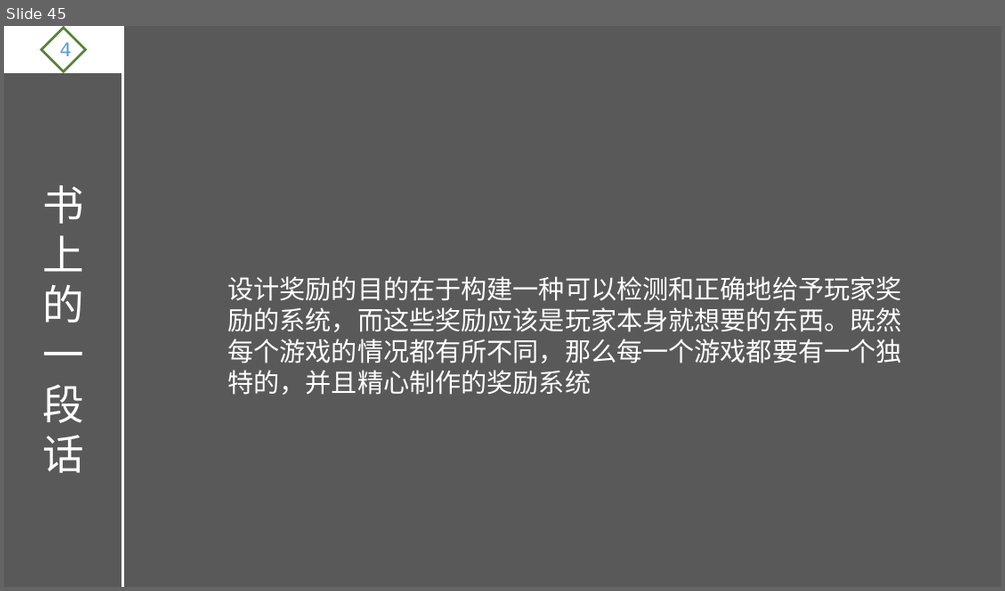
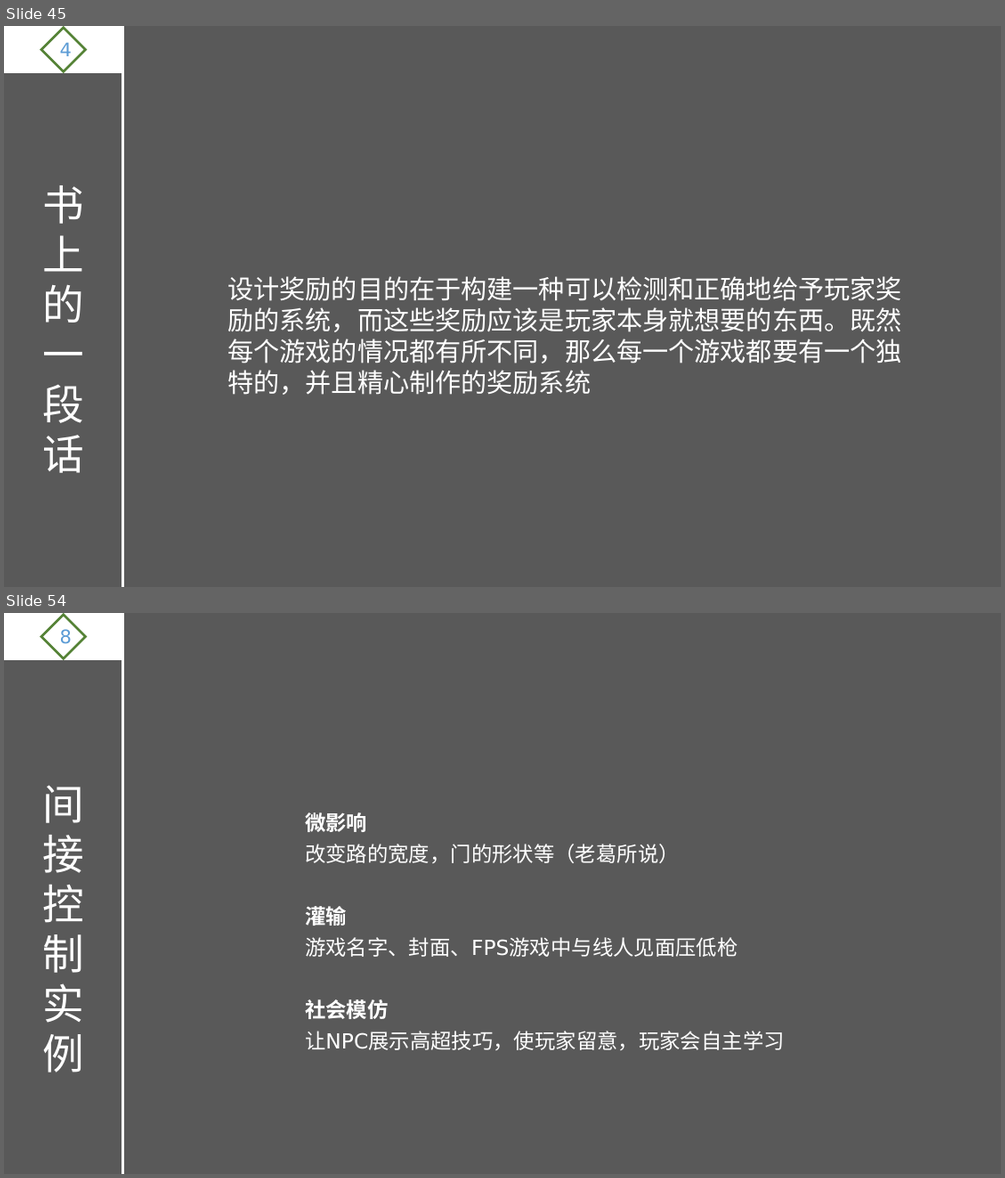
Before and after one commit to ThreePeopleGame/Death, a slide deck: Share/游戏设计理论.pptx. Shown one above the other, each under a label of ours: slide 45 before the commit, slides 45 and 54 after it; the slides between them are not shown. The pictures are 1005x591 and 1005x1178 pixels, drawn with LibreOffice and Linux fonts; fonts in the diff are those of the drawing. Boxes give left, top, right and bottom in pixels: in the first picture for what was removed or moved away, otherwise in the second. Text is boxed around its words. In the diff, an @@ line names an element or a change of style, - is before the commit and + after.

```diff
--- a/Share/游戏设计理论.pptx
+++ b/Share/游戏设计理论.pptx
@@ slide 54 added at [4, 613, 1001, 1174], background #595959 @@
@@ rectangle added at [4, 613, 123, 660], fill #FFFFFF, outline #FFFFFF 1.5 pt @@
@@ diamond added at [41, 615, 86, 658], outline #548235 2.25 pt, 18 pt, text #5B9BD5 @@
+8
@@ line added from (123, 613) to (123, 1174), #FFFFFF 2.25 pt @@
@@ text added at [42, 785, 84, 1072], 40 pt, text #FFFFFF @@
+间接控制
+实例
@@ text added at [305, 812, 785, 1050], 20 pt, text #FFFFFF @@
+微影响
+改变路的宽度，门的形状等（老葛所说）
+灌输
+游戏名字、封面、FPS游戏中与线人见面压低枪
+社会模仿
+让NPC展示高超技巧，使玩家留意，玩家会自主学习
```
Also in this commit, not shown: 8 other slides added.
